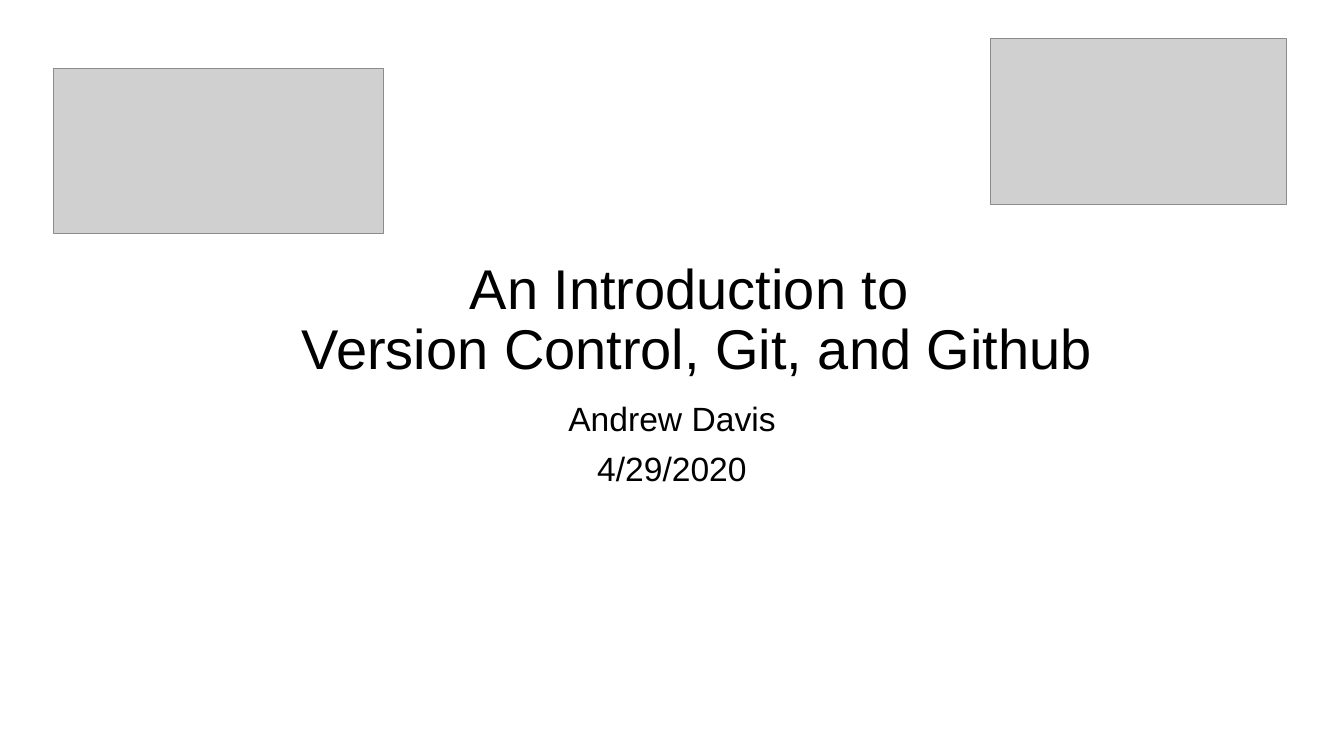
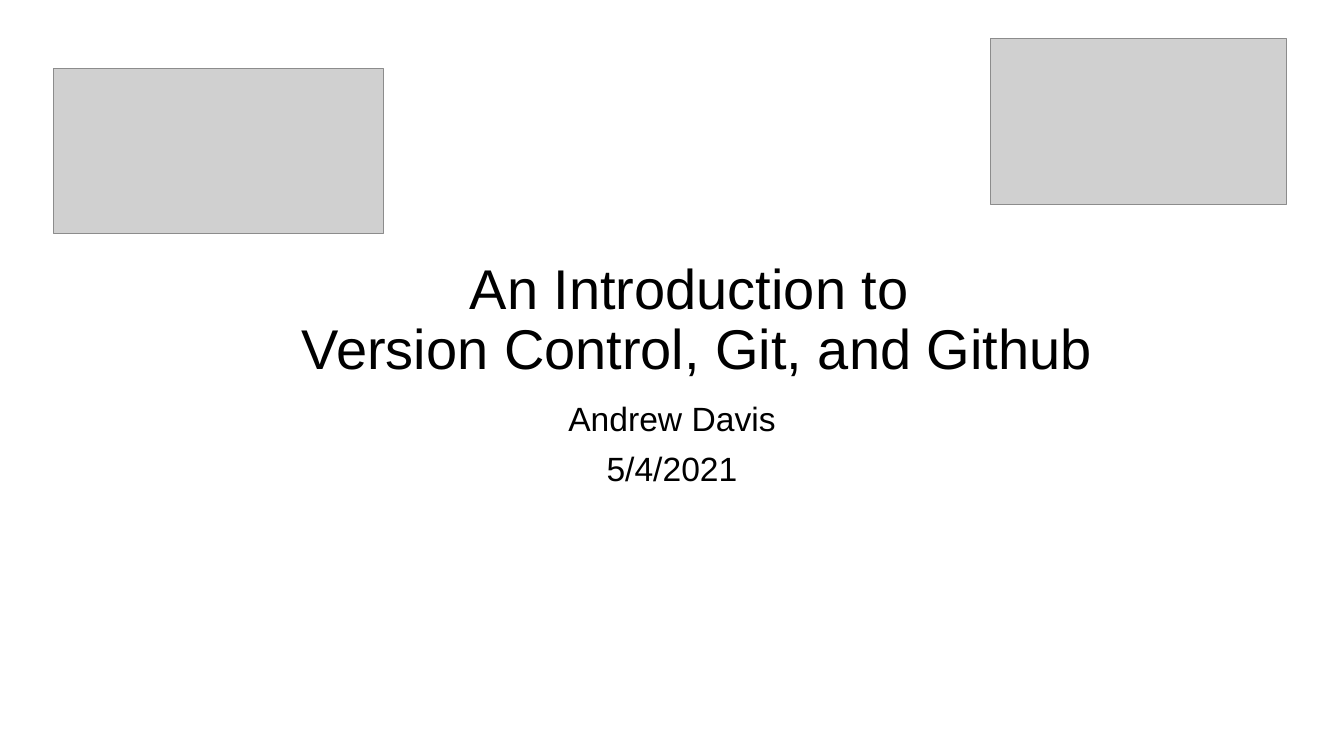
Before and after one commit to 10adavis/Git_Training, a slide deck: slide 1 of Presentations/An_Intro_to_Git.pptx. Drawn at 1344x756 pixels with LibreOffice and Linux fonts; fonts in the diff are those of the drawing; grey boxes stand for pictures. Boxes give left, top, right and bottom in pixels: in the first picture for what was removed or moved away, otherwise in the second. Text is boxed around its words. In the diff, an @@ line names an element or a change of style, - is before the commit and + after.

```diff
--- a/Presentations/An_Intro_to_Git.pptx
+++ b/Presentations/An_Intro_to_Git.pptx
@@ subtitle at bbox=[607, 456, 738, 482]: text changed @@
-4/29/2020
+5/4/2021
```
Also in this commit, not shown: 1 other slide changed.
